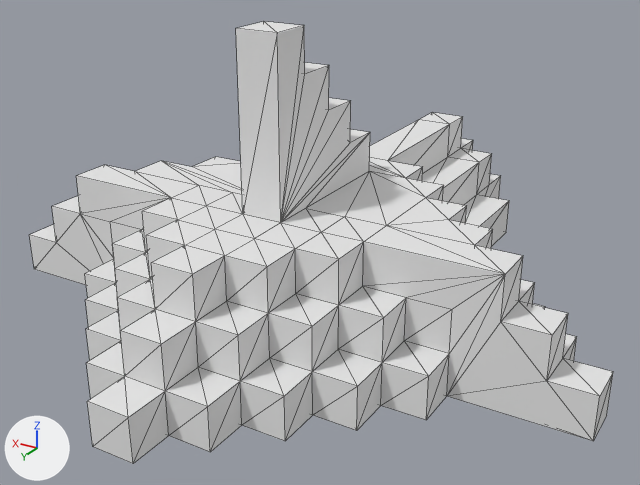
An edit to the OBJ model Assets/Models/spaceship/spaceship.obj, drawn before and after from the same camera.
The view is the same before and after, from a camera (50 mm lens) standing at (-1.076, 1.765, 1.008) and looking at (-0.048, 0.051, 0.151). Every picture has the same lights, and +X, +Y and +Z are marked at lower left. Mesh edges are drawn as thin lines. Where no turn or scale is listed for an object, it has been applied to the vertices. Vertices at the same position are counted once.

The older version as bpy lines, for what is in view:
```python
me_untitled = bpy.data.meshes.new('Untitled')
me_untitled.from_pydata(...)  # 284 vertices, 564 faces; spans x -0.8..0.7, y -0.9..0.8, z 0.0..0.7
me_untitled.materials.append(mat_palette)  # white #e7e7e7
ob_untitled = bpy.data.objects.new('Untitled', me_untitled)
ob_untitled.location = (0.0, 0.0, 0.0)
```
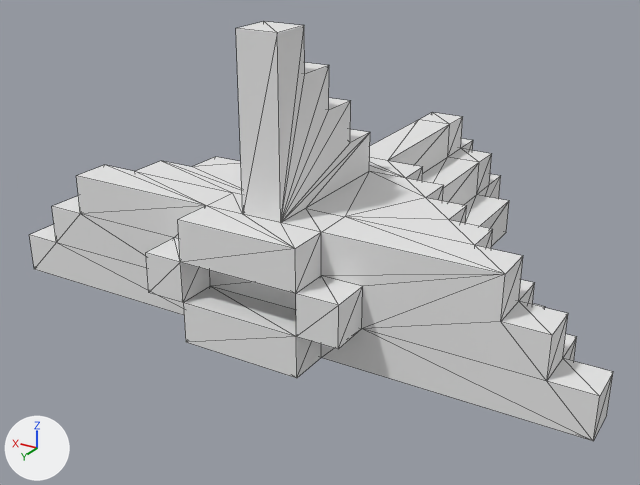
Pixel boxes [x1, y1, x2, y2] of what changed, in the pictures (640 x 485 px):
```json
{"object": "Untitled", "change": "reshaped", "before": [29, 21, 613, 463], "after": [29, 21, 613, 441]}
{"part": 1, "of": "me_untitled", "change": "cut back", "before": [54, 161, 593, 463], "after": [54, 161, 593, 441]}
```

Scene script edits in JSON lines:
```json
{"block": "me_untitled", "where": "# used by ob_untitled; location = (0.0, 0.0, 0.0)"}
{"op": "remove", "block": "me_untitled", "code": "me_untitled.from_pydata(...)  # 284 vertices, 564 faces; spans x -0.8..0.7, y -0.9..0.8, z 0.0..0.7"}
{"op": "add", "block": "me_untitled", "code": "me_untitled.from_pydata(...)  # 202 vertices, 408 faces; spans x -0.8..0.7, y -0.9..0.4, z 0.0..0.7"}
{"block": "me_untitled", "change": "me_untitled part 1"}
{"block": "me_untitled", "change": "92 vertices are removed from x -0.5..0.4, y 0.2..0.8, z 0.0..0.3"}
{"block": "me_untitled", "change": "236 faces are deleted"}
{"block": "me_untitled", "change": "4 vertices are added at (-0.2, 0.3, 0.1), (-0.2, 0.4, 0.1), (0.1, 0.3, 0.1), (0.1, 0.4, 0.1)"}
{"block": "me_untitled", "change": "6 new vertices lie (0.0, -0.1, 0.0) away from vertices in x -0.3..0.2, y 0.3..0.4, z 0.0..0.2"}
{"block": "me_untitled", "change": "80 new faces join them"}
```
